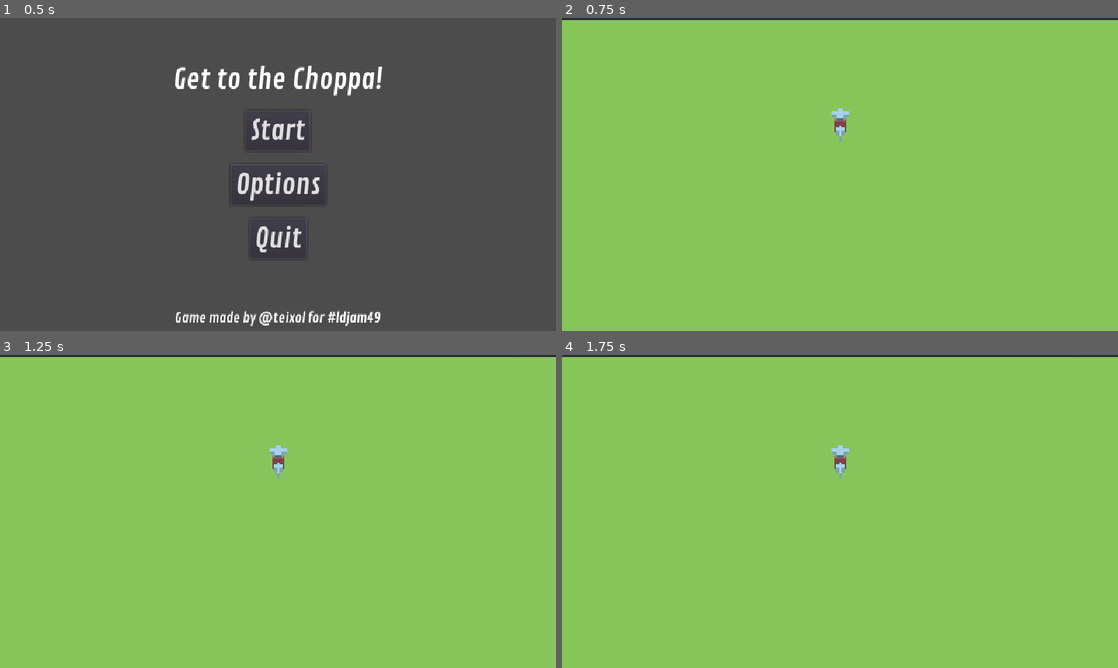
Above: before the commit, frames 1-4 (two rows, left to right).
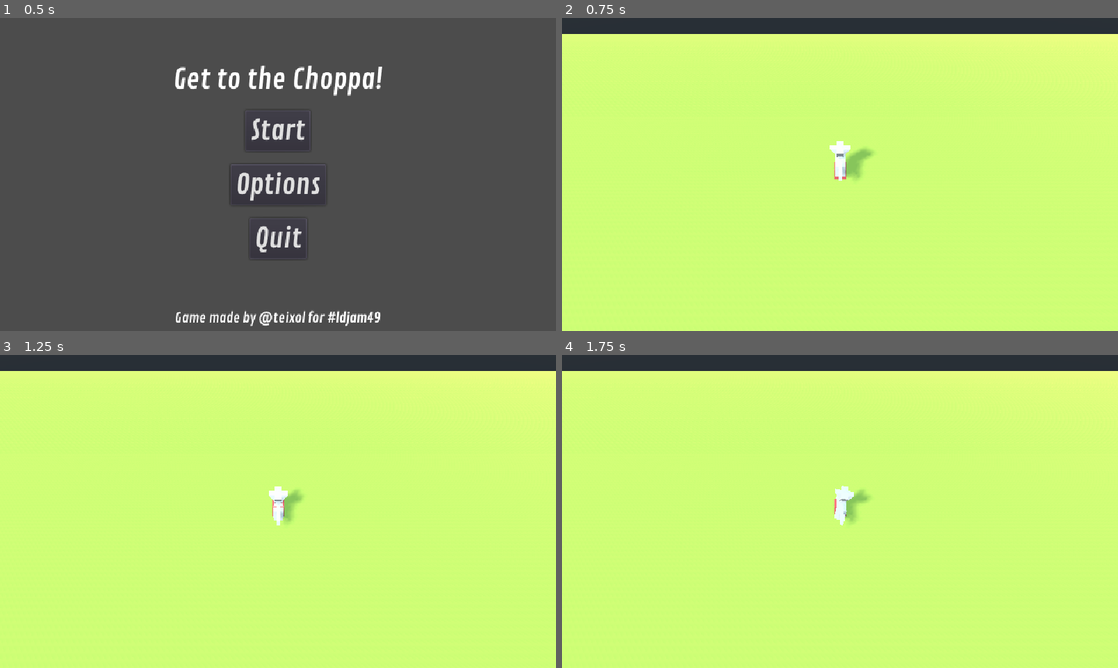
Above: after the commit, the same moments.

Repository: guilhermehto/chopper-rescue
Game: Godot game, scene res://interface/MainMenu.tscn
Two runs of this game, one before a commit and one after it. Both use one fixed random seed, a clock stepped at 60 frames per second and the inputs below.
Inputs:
- Up to frame 1 (0.5 s): no input
- Up to frame 2 (0.75 s): click "Start" at 0.5 s
- Up to frame 3 (1.25 s): no input
- Up to frame 4 (1.75 s): tap Enter at 1.25 s; hold Right (cyclic_right) from 1.28 s (still down)

Frame 1 is identical in both runs. In frame 2, 99% of the frame differs, in the area x 0-100%, y 0-100%; in frame 3, 99%; in frame 4, 99%.

Commit message:
Chopper movement v1

Diff:
--- a/entities/chopper/Chopper.gd
+++ b/entities/chopper/Chopper.gd
@@ -1,2 +1,46 @@
 extends KinematicBody
 class_name Chopper
+
+const COLLECTIVE_SPEED: float = 0.1 # how quickly the collective goes up and down
+const ROTATION_SPEED: float = 0.5
+const PEDAL_ROTATION_SPEED: float = 2.0
+const GRAVITY: float = 20.0
+# might need some rotational constraints
+
+export var engine_force: float = 1
+
+var collective: float = 0 setget _set_collective
+
+
+func _physics_process(delta: float) -> void:
+	self.collective = collective + (float(Input.is_action_pressed("collective_up")) - float(Input.is_action_pressed("collective_down"))) * COLLECTIVE_SPEED * delta
+
+	var move_rotation = Vector2(
+		Input.get_action_strength("cyclic_forward") - Input.get_action_strength("cyclic_backward"),
+		Input.get_action_strength("cyclic_right") - Input.get_action_strength("cyclic_left")
+	)
+
+	var pedal_rotation = Input.get_action_strength("pedal_right") - Input.get_action_strength("pedal_left")
+
+	var rotation_x = deg2rad(move_rotation.x * 180)
+	var rotation_y = deg2rad(sign(pedal_rotation) * 180)
+	var rotation_z = deg2rad(move_rotation.y * 180)
+
+	if move_rotation.x != 0 and abs(abs(rotation.x) - abs(rotation_x)) > 0.2:
+		global_rotate(global_transform.basis.x, ROTATION_SPEED * delta * sign(-move_rotation.x))
+
+	if move_rotation.y != 0 and abs(abs(rotation.z) - abs(rotation_z)) > 0.2:
+		global_rotate(global_transform.basis.z, ROTATION_SPEED * delta * sign(-move_rotation.y))
+
+	if pedal_rotation != 0:
+		global_rotate(global_transform.basis.y, PEDAL_ROTATION_SPEED * delta * sign(-pedal_rotation))
+
+	var forward_vector = Vector3(0, 0, rotation_degrees.x / 90 * 0.2).rotated(Vector3.UP, rotation.y)
+	var sideways_vector = -Vector3(rotation_degrees.z / 90 * 0.2, 0, 0).rotated(Vector3.UP, rotation.z)
+
+	print(forward_vector)
+
+	move_and_collide((global_transform.basis.y * collective * engine_force) + forward_vector + sideways_vector + (Vector3.DOWN * GRAVITY) * delta)
+
+func _set_collective(value: float) -> void:
+	collective = clamp(value, 0, 1)
--- a/game/Game.tscn
+++ b/game/Game.tscn
@@ -8,6 +8,9 @@
 [sub_resource type="SpatialMaterial" id=2]
 albedo_color = Color( 0.819608, 0.929412, 0.388235, 1 )
 metallic_specular = 0.0
+
+[sub_resource type="ConcavePolygonShape" id=5]
+data = PoolVector3Array( 250, 0, 250, -250, 0, 250, 250, 0, -250, -250, 0, 250, -250, 0, -250, 250, 0, -250 )
 
 [sub_resource type="CubeMesh" id=3]
 
@@ -22,12 +25,22 @@
 mesh = SubResource( 1 )
 material/0 = SubResource( 2 )
 
+[node name="StaticBody" type="StaticBody" parent="Ground/MeshInstance"]
+
+[node name="CollisionShape" type="CollisionShape" parent="Ground/MeshInstance/StaticBody"]
+shape = SubResource( 5 )
+
 [node name="Cube" type="MeshInstance" parent="Ground"]
 transform = Transform( 1, 0, 0, 0, 1, 0, 0, 0, 1, 0, 1, 0 )
 mesh = SubResource( 3 )
 material/0 = SubResource( 4 )
 
 [node name="Camera" type="Camera" parent="."]
-transform = Transform( 1, 0, 0, 0, 0.707107, 0.707107, 0, -0.707107, 0.707107, 0, 21.858, 33.217 )
+transform = Transform( 1, 0, 0, 0, 0.707107, 0.707107, 0, -0.707107, 0.707107, 0, 26.1006, 26.1459 )
 
 [node name="Chopper" parent="." instance=ExtResource( 1 )]
+transform = Transform( 1, 0, 0, 0, 1, 0, 0, 0, 1, 0, 6, 0 )
+
+[node name="DirectionalLight" type="DirectionalLight" parent="."]
+transform = Transform( 0.866025, 2.98023e-08, -0.5, 0.353553, 0.707107, 0.612373, 0.353553, -0.707107, 0.612372, 0, 81, 0 )
+shadow_enabled = true
Not shown: 1 places in game/Game.tscn that only renumber resources
